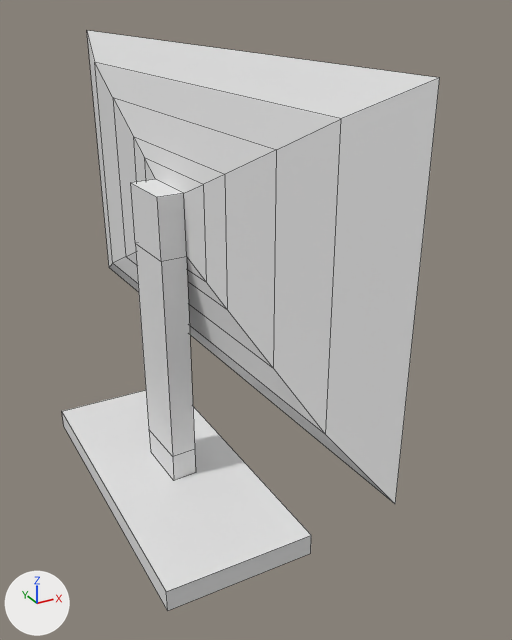
What one commit did to the FBX model Assets/SimplePoly City - Low Poly Assets/Models/Screen.fbx.
The view is the same before and after, from a 50 mm camera at (-25.1, -20.4, 19.3) aimed at (-14.9, -1.8, 10.0). Arrows for +X, +Y and +Z are at lower left; the lights stay in place. The picture after the commit comes second. Mesh edges are drawn as thin lines. Where no turn or scale is listed for an object, it has been applied to the vertices. Vertices at exactly the same position are counted once.

Script lines for the objects in view, before the commit:
```python
me_cube_003 = bpy.data.meshes.new('Cube.003')
me_cube_003.from_pydata(...)  # 44 vertices, 40 faces; spans x -2.4..2.4, y -9.7..9.8, z -0.4..14.7
me_cube_003.materials.append(mat_material)  # white #e7e7e7
ob_screen = bpy.data.objects.new('Screen', me_cube_003)
ob_screen.location = (-17.45, 0.0, 3.74)
```
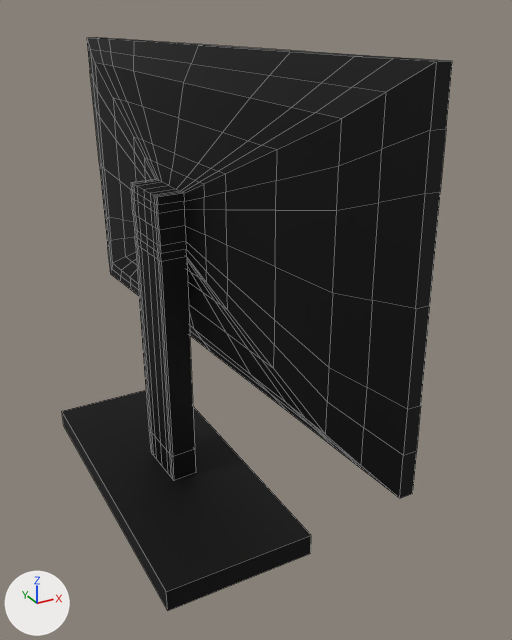
Boxes (x1, y1, x2, y2) around the edits, measured in the pictures (512 x 640 px):
'Screen', reshaped: before (62, 30, 440, 611); after (62, 37, 452, 611)
part 1 of me_cube_003, built on: before (87, 30, 440, 504); after (87, 37, 452, 498)
part 2 of me_cube_003, recoloured (white to black): (62, 257, 311, 611) in both

The edits, one by one:
Material 'Material.002' (mat_material_002) is new.
Its base color is (0.0282, 0.0282, 0.0282) (black #2f2f2f).
Its metallic is 1.0.
Its roughness is 0.61.
Material 'Material.001' (mat_material_001) is new.
Its base color is (0.0522, 0.0522, 0.0522) (dark grey #414141).
Its metallic is 1.0.
Its roughness is 0.244.
me_cube_003 is used by ob_screen; location (-17.45, 0.0, 3.74).
me_cube_003 had 44 vertices, 40 faces and spanned x -2.4..2.4, y -9.7..9.8, z -0.4..14.7.
me_cube_003 now has 386 vertices, 382 faces and spans x -2.4..2.7, y -9.6..9.7, z -0.4..14.6.
me_cube_003 part 1: 4 vertices removed from x 1.2..2.3, y -9.7..9.8, z 4.3..14.7; 346 vertices added at x -0.4..2.7, y -9.6..9.7, z 0.3..14.6.
me_cube_003 part 2: 10 faces spanning x -2.4..2.4, y -5.6..5.6, z -0.4..8.5 switch from mat_material (white #e7e7e7) to mat_material_002 (black #2f2f2f).
me_cube_003 gains material mat_material_001 (dark grey #414141).
